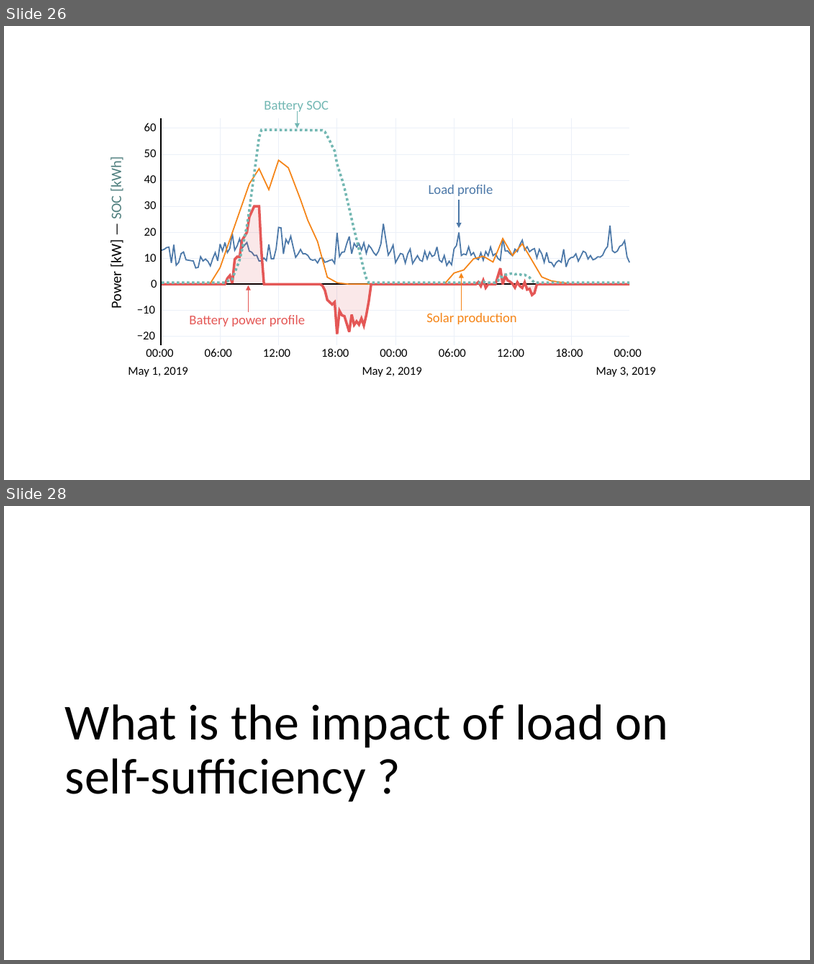
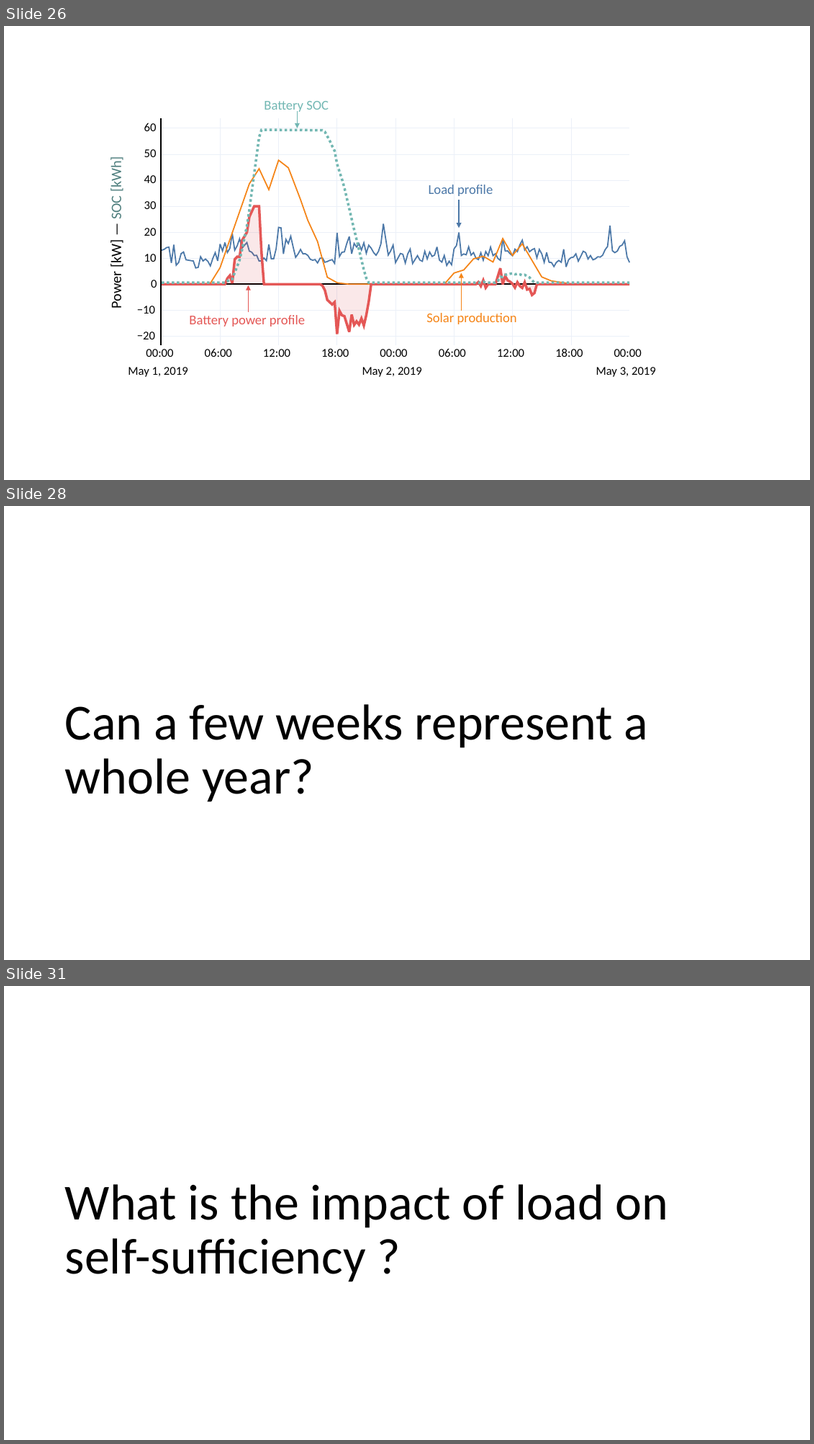
Before and after one commit to Jonathan56/supplementary_thesis, a slide deck: figures.pptx. Shown one above the other, each under a label of ours: slides 26 and 28 before the commit, slides 26, 28 and 31 after it; the slides between them are not shown. The pictures are 814x964 and 814x1444 pixels, drawn with LibreOffice and Linux fonts; fonts in the diff are those of the drawing. Boxes give left, top, right and bottom in pixels: in the first picture for what was removed or moved away, otherwise in the second. Text is boxed around its words. In the diff, an @@ line names an element or a change of style, - is before the commit and + after.

```diff
--- a/figures.pptx
+++ b/figures.pptx
@@ slide 28 added at box(4, 506, 810, 960), background #FFFFFF @@
@@ title added at box(65, 704, 649, 802), 60 pt, text #000000 @@
+Can a few weeks represent a whole year?
@@ what was slide 28 is now slide 31 @@
```
Also in this commit, not shown: 4 slides changed, 2 other slides added, 12 other files.
